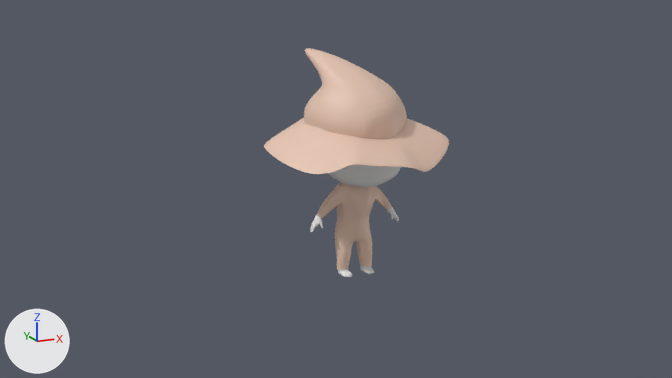
The Blender file Character/IG_Chibi1.blend as it was, and as the next commit left it.
The view is the same before and after, from the file's camera 'FrontCamera'. Lighting does not change. The marker at lower left points along +X, +Y and +Z.

The older version as bpy lines, for what is in view:
```python
mat_material = principled_material('Material')
mat_material.base_color = (0.8, 0.562, 0.446)  # beige #e7c6b2
me_cube_001 = bpy.data.meshes.new('Cube.001')
me_cube_001.from_pydata(...)  # 483 vertices, 438 faces; spans x 0.0..1.7, y -1.73..1.69, z -5.01..1.81
me_cube_002 = bpy.data.meshes.new('Cube.002')
me_cube_002.from_pydata(...)  # 135 vertices, 144 faces; spans x -3.19..3.42, y -3.24..2.54, z -1.39..3.0
me_cube_002.materials.append(mat_material)  # beige #e7c6b2
me_cube_004 = bpy.data.meshes.new('Cube.004')
me_cube_004.from_pydata(...)  # 287 vertices, 268 faces, 1 loose edge; spans x -1.36..1.36, y -0.58..0.6, z -4.78..-1.74
me_cube_004.materials.append(mat_material)  # beige #e7c6b2
ob_chibi = bpy.data.objects.new('Chibi', me_cube_001)
ob_chibi.location = (0.0, 0.0, 2.27)
ob_chibi.scale = (0.454, 0.454, 0.454)
_m = ob_chibi.modifiers.new('Mirror', 'MIRROR')
_m.use_clip = True
_m = ob_chibi.modifiers.new('Subdivision', 'SUBSURF')
_m.levels = 2
ob_hat = bpy.data.objects.new('hat', me_cube_002)
ob_hat.location = (0.0, 0.0, 2.27)
ob_hat.scale = (0.454, 0.454, 0.454)
_m = ob_hat.modifiers.new('Subdivision', 'SUBSURF')
_m.levels = 2
ob_tenue = bpy.data.objects.new('Tenue', me_cube_004)
ob_tenue.location = (0.0, 0.0, 2.27)
ob_tenue.scale = (0.461, 0.461, 0.461)
_m = ob_tenue.modifiers.new('Subdivision', 'SUBSURF')
_m.levels = 3
_m.render_levels = 3
```
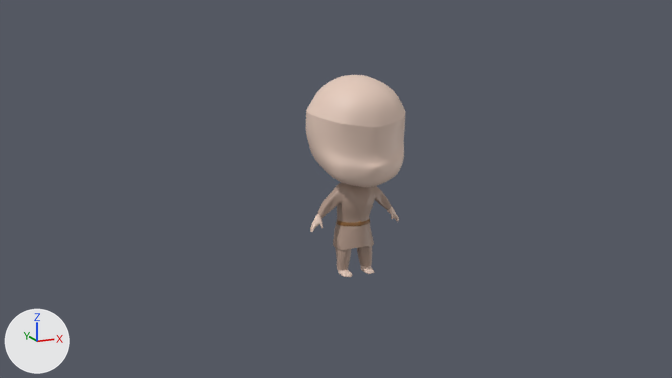
The change, as a list of edits to the scene's bpy script:
```text
Change mat_material:
    mat_material.base_color: (0.8, 0.562, 0.446) -> (0.43, 0.304, 0.243)  # beige #e7c6b2 -> beige #af9687
Add mat_material_001:
    mat_material_001 = principled_material('Material.001')
    mat_material_001.base_color = (0.253, 0.116, 0.0318)  # brown #8a6032
Add mat_material_002:
    mat_material_002 = principled_material('Material.002')
    mat_material_002.base_color = (0.8, 0.605, 0.507)  # beige #e7ccbd
Change me_cube_001:
    used by ob_chibi; location = (0.0, 0.0, 2.27); scale = (0.454, 0.454, 0.454)
    remove me_cube_001.from_pydata(...)  # 483 vertices, 438 faces; spans x 0.0..1.7, y -1.73..1.69, z -5.01..1.81
    add me_cube_001.from_pydata(...)  # 499 vertices, 454 faces; spans x 0.0..1.7, y -1.73..1.69, z -5.01..1.81
    me_cube_001 part 1: 422 faces spanning x 0.0..1.7, y -1.73..1.69, z -5.01..1.81 switch from no material to mat_material_002 (beige #e7ccbd)
Change me_cube_002:
    where me_cube_002.from_pydata(...)  # 135 vertices, 144 faces; spans x -3.19..3.42, y -3.24..2.54, z -1.39..3.0
    remove me_cube_002.materials.append(mat_material)  # beige #e7c6b2
    add me_cube_002.materials.append(mat_material_001)  # brown #8a6032
Change me_cube_004:
    used by ob_tenue; location = (0.0, 0.0, 2.27); scale = (0.461, 0.461, 0.461)
    remove me_cube_004.from_pydata(...)  # 287 vertices, 268 faces, 1 loose edge; spans x -1.36..1.36, y -0.58..0.6, z -4.78..-1.74
    add me_cube_004.from_pydata(...)  # 168 vertices, 150 faces, 1 loose edge; spans x 0.0..1.36, y -0.58..0.6, z -4.78..-1.74
    me_cube_004 part 2
    135 vertices are removed from x -1.36..-0.05, y -0.58..0.58, z -4.78..-1.75
    150 faces are deleted
    2 vertices move from x 0.0..0.4, y 0.52..0.6, z -3.24 to x 0.0..0.34, y 0.49..0.6, z -3.39..-3.26
    16 vertices are added at x 0.7..1.27, y -0.26..0.25, z -2.76..-2.24
    32 new faces join them
    me_cube_004 part 3: 118 kept faces spanning x 0.0..0.88, y -0.58..0.6, z -4.78..-1.74 are now shaded smooth
Add me_torus:
    me_torus.from_pydata(...)  # 250 vertices, 242 faces; spans x 0.0..1.27, y -0.81..1.03, z -1.5..0.21
    me_torus.polygons.foreach_set('use_smooth', [True] * 242)
    # faces by material slot: [144, 98]
    me_torus.materials.append(mat_material)  # beige #af9687
    me_torus.materials.append(mat_material_001)  # brown #8a6032
Change ob_hat:
    ob_hat.scale: (0.454, 0.454, 0.454) -> (0.469, 0.469, 0.469)
    add ob_hat.hide_render = True
Change ob_tenue:
    add _m = ob_tenue.modifiers.new('Mirror', 'MIRROR')
    add _m.use_clip = True
Add ob_torus:
    ob_torus = bpy.data.objects.new('Torus', me_torus)
    ob_torus.location = (0.0, 0.0, 0.82)
    ob_torus.scale = (0.268, 0.268, 0.268)
    _m = ob_torus.modifiers.new('Mirror', 'MIRROR')
    _m.use_clip = True
    _m = ob_torus.modifiers.new('Subdivision', 'SUBSURF')
```

Pixel boxes (x1, y1, x2, y2) of what changed, in the pictures (672 x 378 px):
'hat', hidden (beige)
    before: (264, 49, 449, 174)
'Tenue', recoloured
    both: (317, 182, 391, 270)
'Torus', added (brown)
    after: (333, 218, 374, 250)
    faces in mat_material (beige #af9687): (333, 223, 374, 250)
    faces in mat_material_001 (brown #8a5f32): (336, 218, 370, 226)
part 1 of me_cube_001, recoloured (grey to beige)
    before: (310, 123, 401, 277)
    after: (306, 75, 406, 277)
part 2 of me_cube_004, cut back
    before: (317, 182, 391, 270)
    after: (317, 190, 391, 218)
part 3 of me_cube_004, shading changed
    before: (356, 186, 381, 267)
    after: (330, 182, 380, 270)
